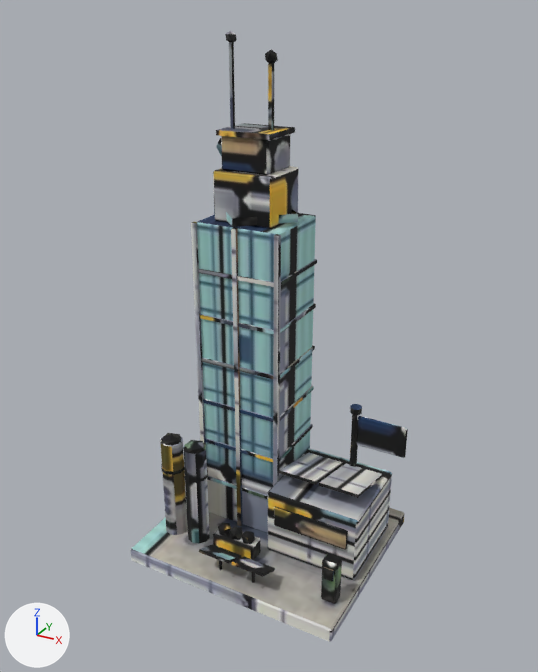
One commit to the glTF model client/public/city/refinery-30.glb: the scene before it, then after it.
One viewpoint serves both versions: a camera (50 mm lens) standing at (1.98, -3.65, 3.36) and looking at (0.0, -0.05, 1.56). The axes (+X, +Y, +Z) are drawn at lower left. The lights are the same throughout. The older version comes first. Where no turn or scale is listed for an object, it has been applied to the vertices. Vertices at exactly the same position are counted once.

The scene before the commit, as lines of its bpy script (objects in view):
```python
me_refinery_30 = bpy.data.meshes.new('refinery-30')
me_refinery_30.from_pydata(...)  # 604 vertices, 996 faces; spans x -0.76..0.76, y -0.63..0.63, z -1.63..1.63
me_refinery_30.materials.append(mat_baked)  # picture img_image_0
ob_refinery_30 = bpy.data.objects.new('refinery-30', me_refinery_30)
ob_refinery_30.location = (0.03, 0.0, 1.628)
```
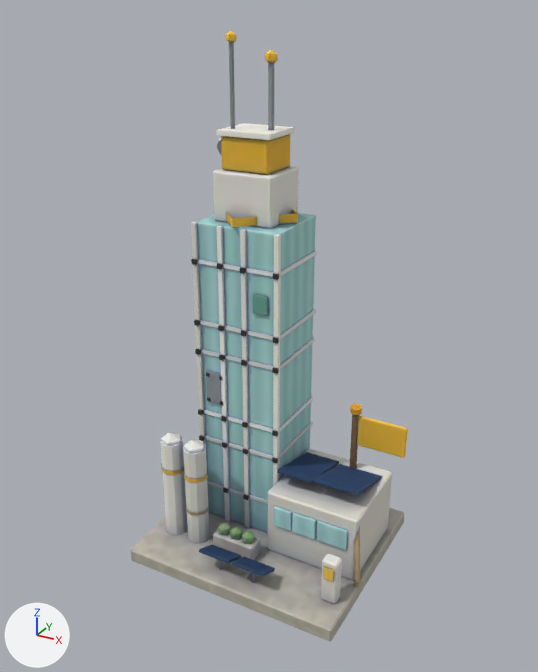
Where the change shows, as pixel boxes [x1, y1, x2, y2] in the pictures (538 x 672 px; the box of a moved part takes in the faces that stretch with it):
part 1 of me_refinery_30, moved or reshaped (mostly hidden)
    before: [207, 476, 268, 499]
    after: [207, 480, 268, 504]
part 2 of me_refinery_30, moved or reshaped
    before: [203, 386, 314, 422]
    after: [204, 396, 313, 433]
part 3 of me_refinery_30, moved or reshaped
    before: [202, 345, 315, 379]
    after: [201, 337, 315, 370]
part 4 of me_refinery_30, moved or reshaped
    before: [200, 303, 316, 334]
    after: [200, 309, 316, 340]
part 5 of me_refinery_30, moved or reshaped
    before: [198, 259, 317, 287]
    after: [198, 250, 317, 277]
part 6 of me_refinery_30, moved or reshaped
    before: [231, 228, 243, 526]
    after: [217, 226, 230, 522]
part 7 of me_refinery_30, added
    after: [240, 229, 250, 529]
part 8 of me_refinery_30, rebuilt
    before: [279, 452, 343, 485]
    after: [277, 452, 339, 483]
part 9 of me_refinery_30, reshaped
    before: [205, 425, 383, 498]
    after: [186, 371, 382, 587]
part 10 of me_refinery_30, added
    after: [253, 273, 279, 316]
part 11 of me_refinery_30, surface changed (lighter)
    both: [130, 31, 408, 642]

The change in detail:
me_refinery_30 is used by ob_refinery_30; location (0.03, 0.0, 1.628).
me_refinery_30 had 604 vertices, 996 faces and spanned x -0.76..0.76, y -0.63..0.63, z -1.63..1.63.
me_refinery_30 now has 962 vertices, 1556 faces and spans x -0.76..0.76, y -0.63..0.63, z -1.63..1.63.
me_refinery_30 part 1: the loose piece of 8 vertices spanning x -0.54..0.04, y -0.06..0.46, z -1.24..-1.22 is moved by (0.0, 0.0, -0.04).
me_refinery_30 part 2: the loose piece of 8 vertices spanning x -0.54..0.04, y -0.06..0.46, z -0.64..-0.62 is moved by (0.0, 0.0, -0.08).
me_refinery_30 part 3: the loose piece of 8 vertices spanning x -0.54..0.04, y -0.06..0.46, z -0.34..-0.31 is moved by (0.0, 0.0, 0.06).
me_refinery_30 part 4: the loose piece of 8 vertices spanning x -0.54..0.04, y -0.06..0.46, z -0.04..-0.02 is moved by (0.0, 0.0, -0.04).
me_refinery_30 part 5: the loose piece of 8 vertices spanning x -0.54..0.04, y -0.06..0.46, z 0.26..0.29 is moved by (0.0, 0.0, 0.06).
me_refinery_30 part 6: the loose piece of 8 vertices spanning x -0.26..-0.23, y -0.07..-0.04, z -1.53..0.57 is moved by (-0.1, 0.0, 0.0).
me_refinery_30 part 7: a new loose piece, a box spanning x -0.205..-0.175, y -0.07..-0.04, z -1.528..0.572, in mat_baked (picture img_image_0).
me_refinery_30 part 8: the loose piece of 8 vertices spanning x 0.08..0.34, y -0.12..0.32, z -1.07..-0.94 is rebuilt with 8 vertices and now spans x 0.07..0.31, y -0.12..0.32, z -1.07..-0.94.
me_refinery_30 part 9: 4 vertices moved from x -0.54..0.04, y -0.06..0.46, z -0.94 to x -0.54..0.04, y -0.06..0.46, z -0.89; 7 vertices removed from x 0.36..0.62, y -0.12..0.32, z -1.07..-0.94; 141 vertices added at x -0.51..0.71, y -0.38..0.31, z -1.53..-0.4.
me_refinery_30 part 10: 32 vertices added at x -0.13..0.05, y -0.08..-0.05, z 0.07..0.35.
me_refinery_30 part 11: 880 kept faces spanning x -0.76..0.76, y -0.63..0.63, z -1.63..1.63 get new texture (UV) coordinates.
Other edits to the shape of me_refinery_30 do not show in these pictures.
